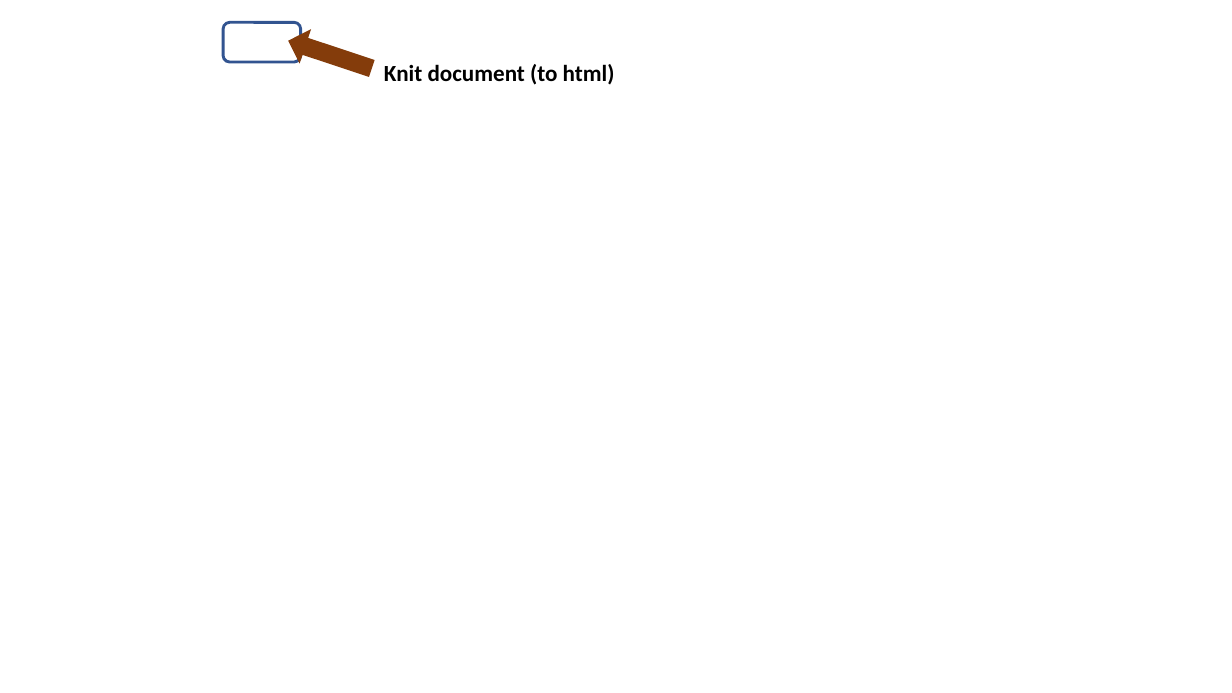
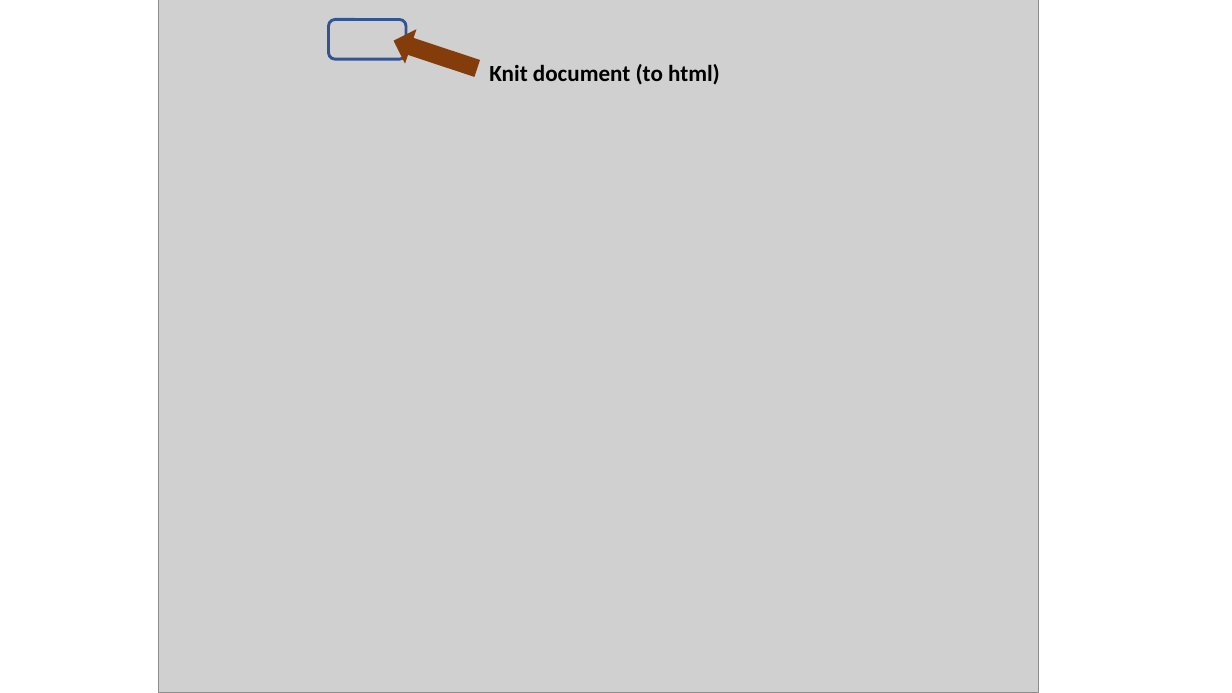
Before and after one commit to kirstenstark/colab_r_github, a slide deck: slide 6 of further_material/created_images.pptx (slide 5 before the commit). Drawn at 1232x693 pixels with LibreOffice and Linux fonts; fonts in the diff are those of the drawing; grey boxes stand for pictures; background and template pictures are left out. Boxes give left, top, right and bottom in pixels: in the first picture for what was removed or moved away, otherwise in the second. Text is boxed around its words. In the diff, an @@ line names an element or a change of style, - is before the commit and + after.

```diff
--- a/further_material/created_images.pptx
+++ b/further_material/created_images.pptx
@@ picture added at [158, 0, 1038, 693] @@
@@ rounded rectangle: place and size @@
-rounded rectangle at [224, 22, 301, 62]
+rounded rectangle at [329, 19, 407, 59]
@@ left arrow: place and size @@
-left arrow at [283, 25, 376, 84]
+left arrow at [389, 25, 482, 84]
@@ text "Knit document (to html)": place and size @@
-text "Knit document (to html)" at [384, 64, 615, 85]
+text "Knit document (to html)" at [489, 64, 720, 84]
```
Also in this commit, not shown: 4 other slides changed, 1 slide added, 12 other files.
